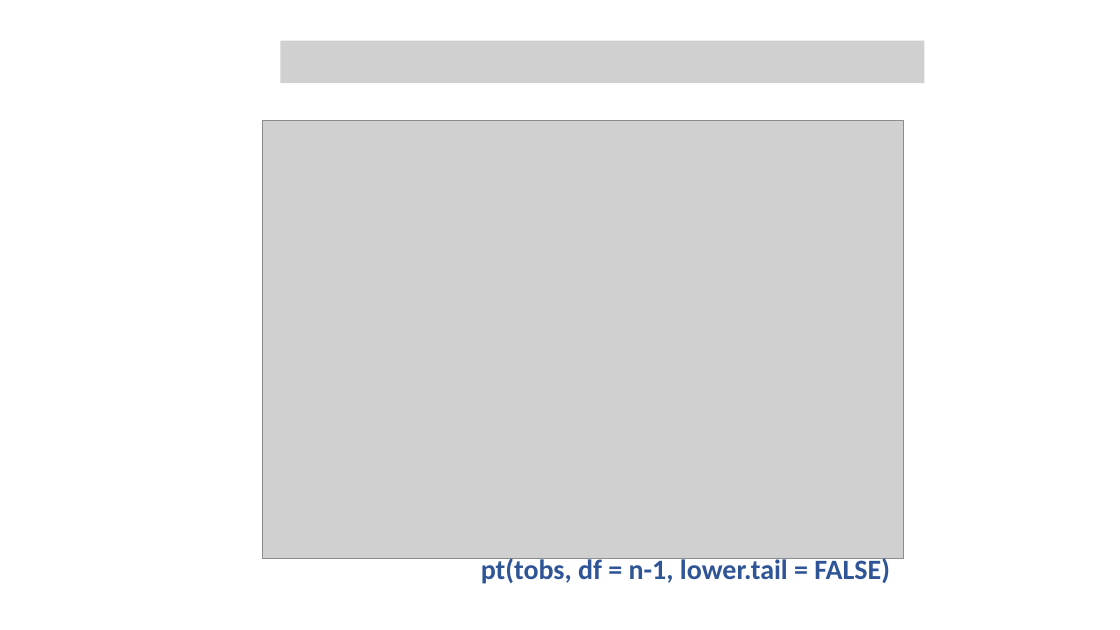
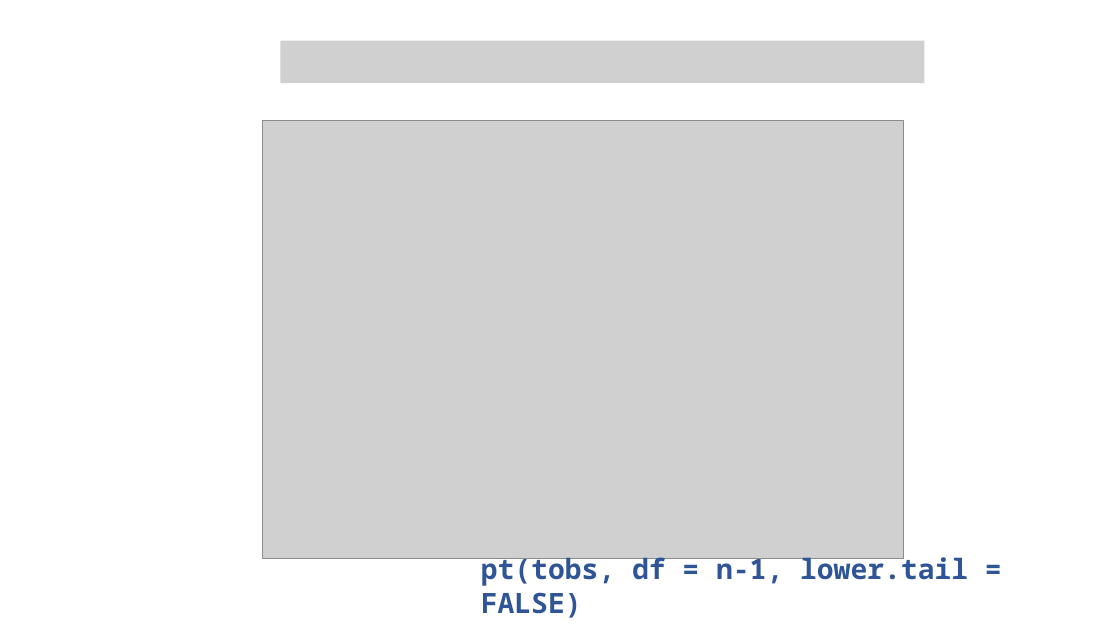
Before and after one commit to uoepsy/dapr1, a slide deck: slide 8 of dapr1_lectures/dapr1_2_03_ht_critvalues/pvalue-computation.pptx. Drawn at 1120x630 pixels with LibreOffice and Linux fonts; fonts in the diff are those of the drawing; grey boxes stand for pictures. Boxes give left, top, right and bottom in pixels: in the first picture for what was removed or moved away, otherwise in the second. Text is boxed around its words. In the diff, an @@ line names an element or a change of style, - is before the commit and + after.

```diff
--- a/dapr1_lectures/dapr1_2_03_ht_critvalues/pvalue-computation.pptx
+++ b/dapr1_lectures/dapr1_2_03_ht_critvalues/pvalue-computation.pptx
@@ text "pt(tobs, df = n-1, lower.tail ..." at [481, 553, 968, 618]: font Calibri to Noto Sans Mono @@
```
Also in this commit, not shown: 6 other slides changed, 12 other files.
